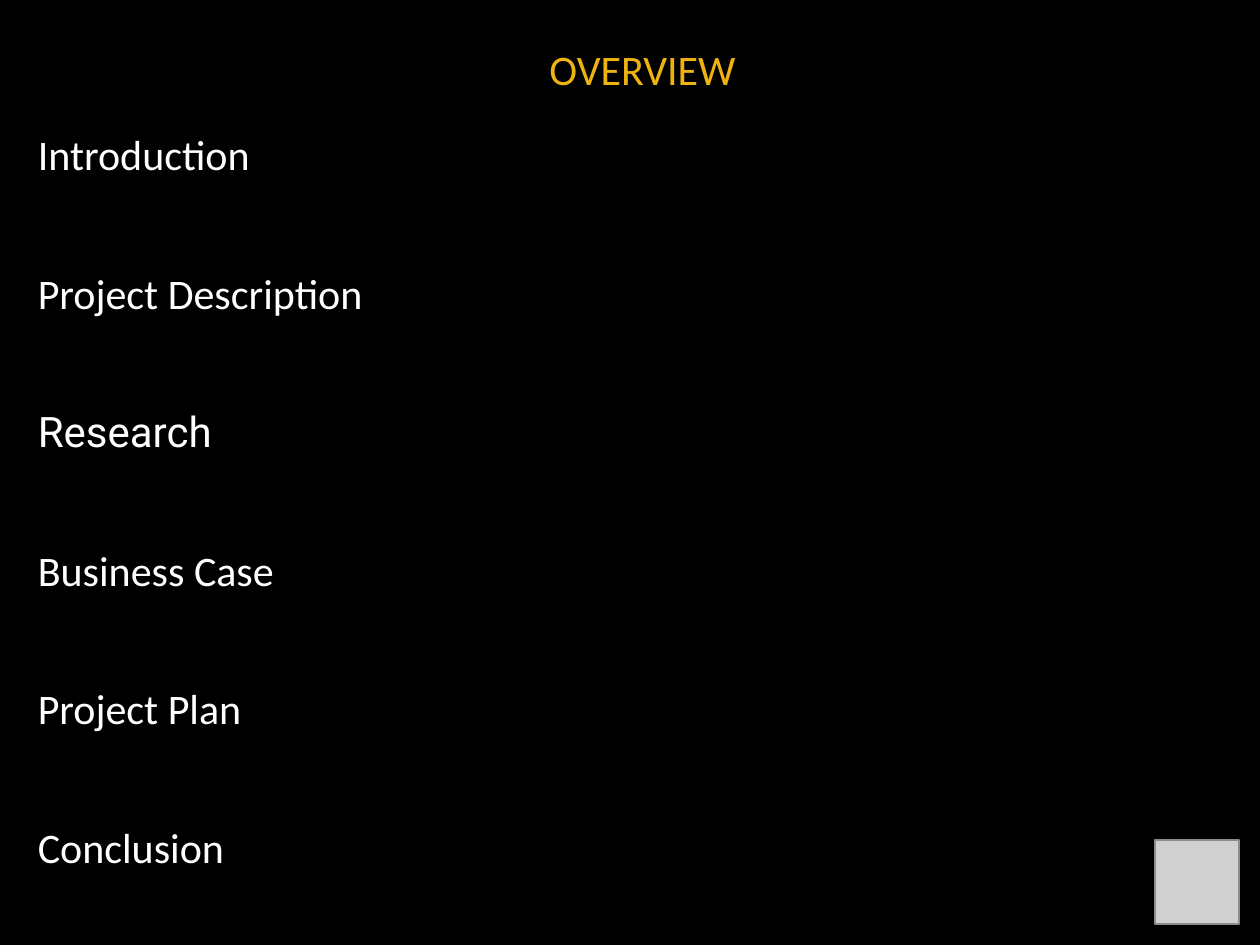
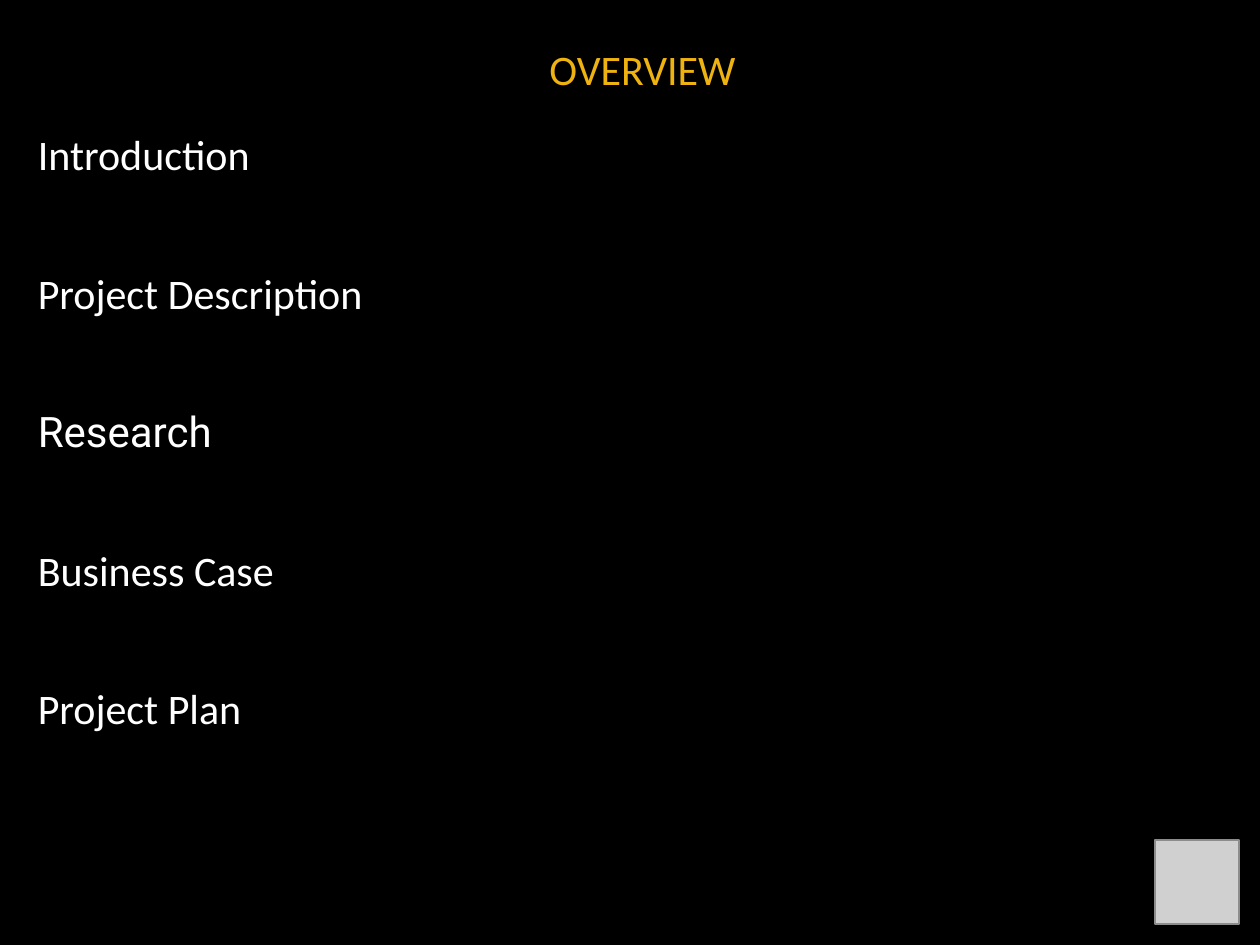
Before and after one commit to noanadler/RockStars, a slide deck: slide 2 of Deliverable1/Docs/TopicPresentation.pptx. Drawn at 1260x945 pixels with LibreOffice and Linux fonts; fonts in the diff are those of the drawing; grey boxes stand for pictures; background and template pictures are left out. Boxes give left, top, right and bottom in pixels: in the first picture for what was removed or moved away, otherwise in the second. Text is boxed around its words. In the diff, an @@ line names an element or a change of style, - is before the commit and + after.

Commit message:
Deleted conclusion slide

```diff
--- a/Deliverable1/Docs/TopicPresentation.pptx
+++ b/Deliverable1/Docs/TopicPresentation.pptx
@@ text at [38,833,224,864]: paragraph removed @@
-Conclusion
```
Also in this commit, not shown: 1 slide removed.
